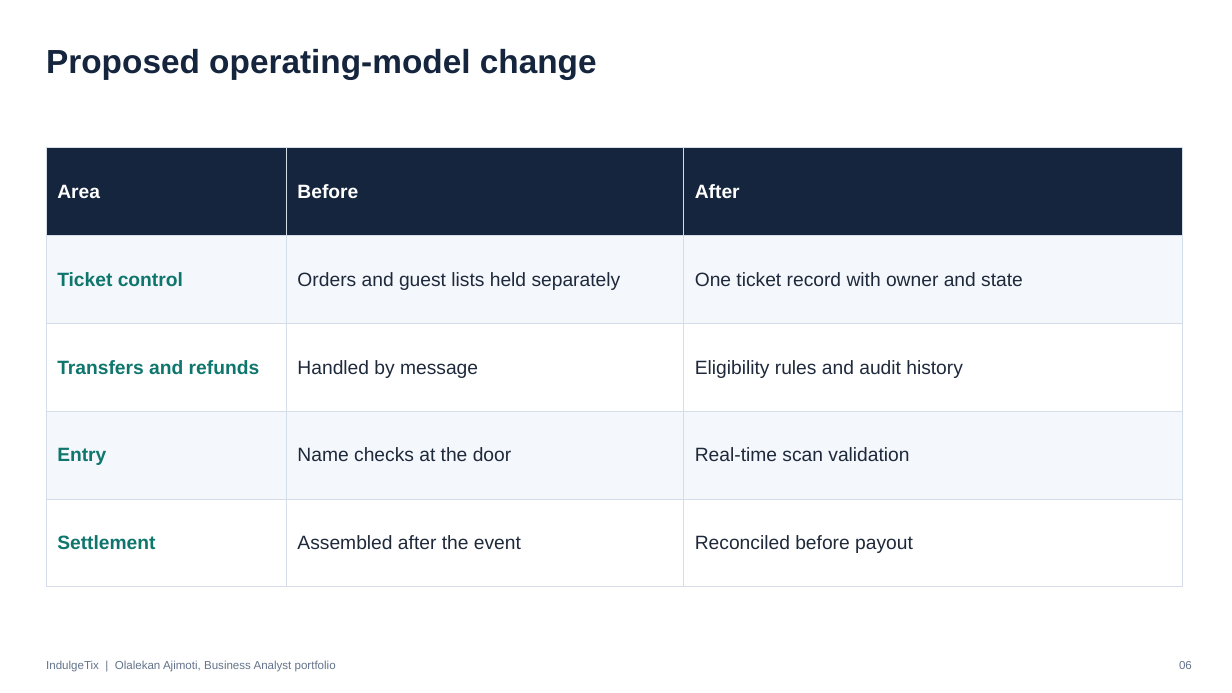
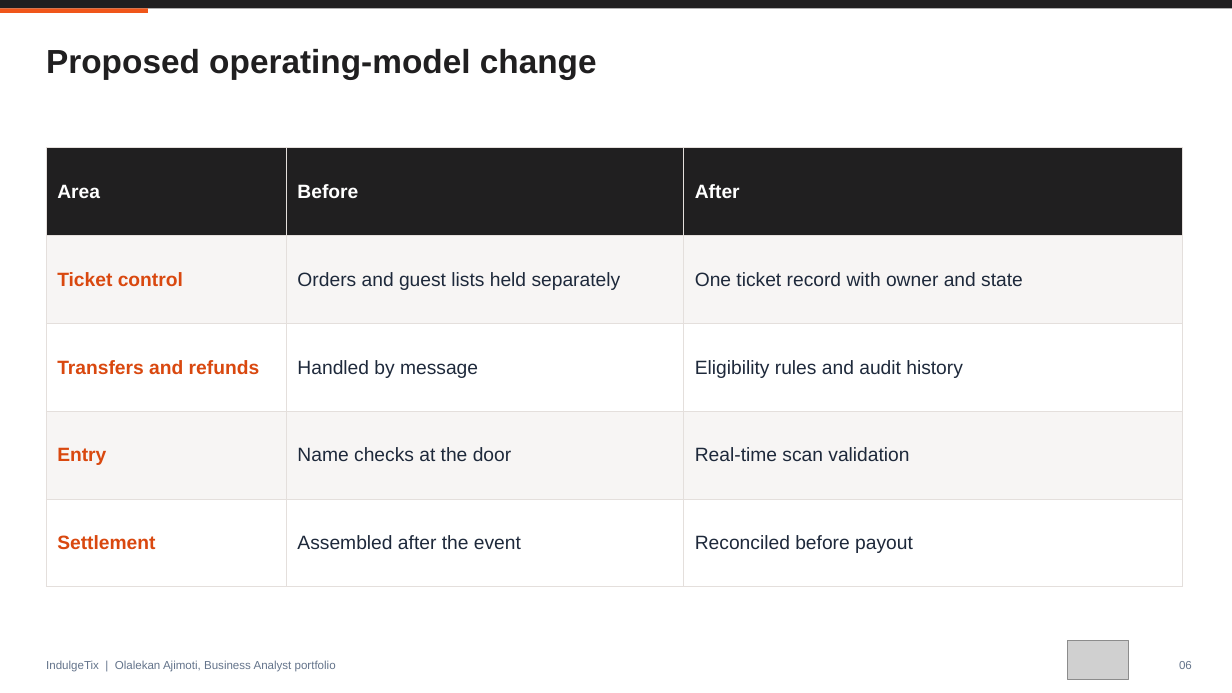
Before and after one commit to olalekanajimoti/business-analyst-portfolio, a slide deck: slide 6 of 02-product-case-studies/indulgetix-ticketing-platform/Deck/Executive_Deck.pptx. Drawn at 1232x693 pixels with LibreOffice and Linux fonts; fonts in the diff are those of the drawing; grey boxes stand for pictures. Boxes give left, top, right and bottom in pixels: in the first picture for what was removed or moved away, otherwise in the second. Text is boxed around its words. In the diff, an @@ line names an element or a change of style, - is before the commit and + after.

```diff
--- a/02-product-case-studies/indulgetix-ticketing-platform/Deck/Executive_Deck.pptx
+++ b/02-product-case-studies/indulgetix-ticketing-platform/Deck/Executive_Deck.pptx
@@ rectangle added at (0, 0, 1232, 8), fill #201F20 @@
@@ rectangle added at (0, 8, 148, 13), fill #F0561A @@
@@ text "Proposed operating-model change" at (46, 49, 597, 79): text colour #15253D to #201F20 @@
@@ table at (46, 148, 1183, 557) @@
@@ fill #15253D to #201F20 in row 1 @@
@@ fill #F4F7FB to #F7F5F4 in 6 cells @@
@@ text colour #0F766E to #D9480F in "Ticket control", "Transfers and refunds", "Entry", "Settlement" @@
@@ borders changed @@
@@ picture added at (1067, 640, 1128, 679) @@
```
Also in this commit, not shown: 7 other slides changed, 1 other file.
